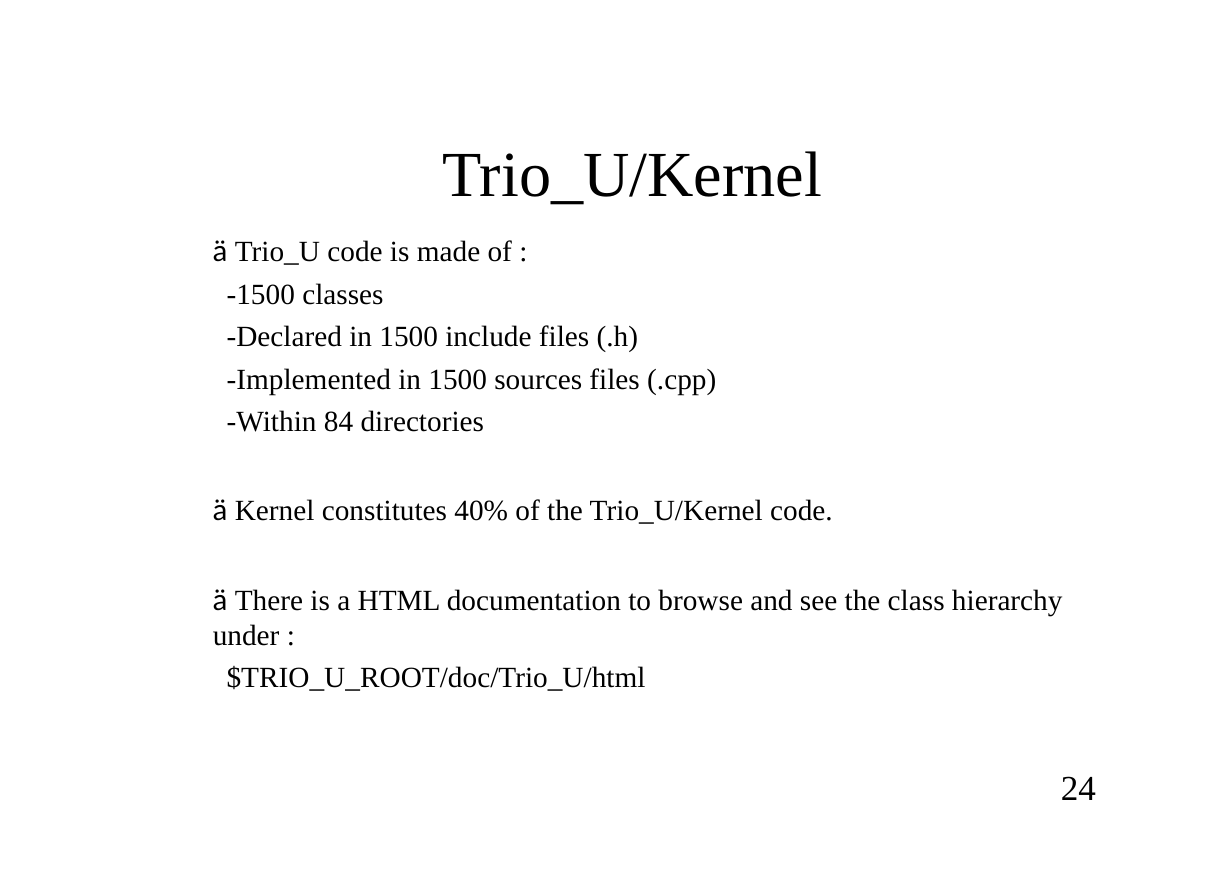
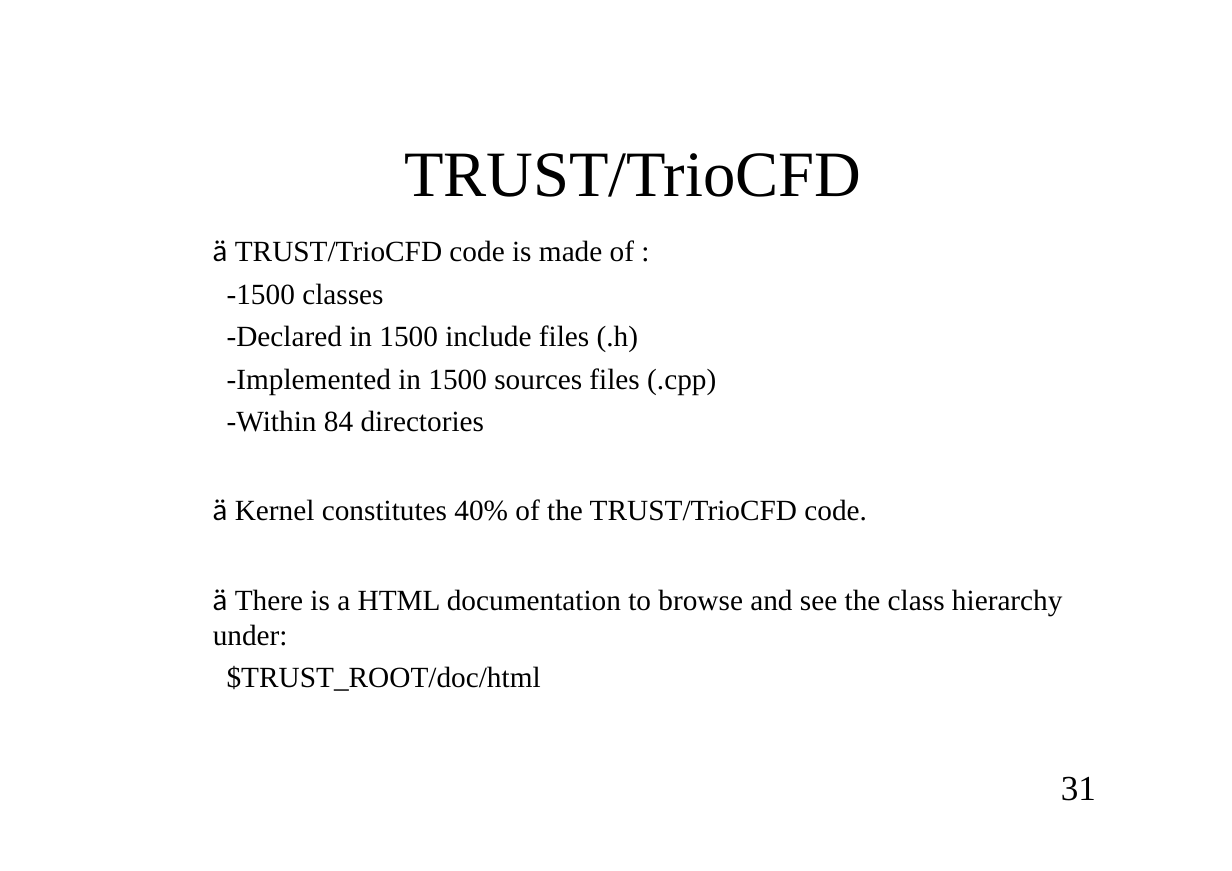
Before and after one commit to cea-trust-platform/trust-code, a slide deck: slide 31 of doc/TRUST/Developer_TRUST_presentation.odp (slide 24 before the commit). Drawn at 1232x871 pixels with LibreOffice and Linux fonts; fonts in the diff are those of the drawing; background and template pictures are left out. Boxes give left, top, right and bottom in pixels: in the first picture for what was removed or moved away, otherwise in the second. Text is boxed around its words. In the diff, an @@ line names an element or a change of style, - is before the commit and + after.

```diff
--- a/doc/TRUST/Developer_TRUST_presentation.odp
+++ b/doc/TRUST/Developer_TRUST_presentation.odp
@@ title at box(404, 153, 861, 197): text changed; size 43.9 to 44.2 pt @@
-Trio_U/Kernel
+TRUST/TrioCFD
@@ text at box(213, 240, 634, 262): text changed @@
-ä Trio_U code is made of :
+ä TRUST/TrioCFD code is made of :
@@ text at box(213, 499, 1063, 691): text changed @@
-ä Kernel constitutes 40% of the Trio_U/Kernel code.
-ä There is a HTML documentation to browse and see the class hierarchy under :
-  $TRIO_U_ROOT/doc/Trio_U/html
+ä Kernel constitutes 40% of the TRUST/TrioCFD code.
+ä There is a HTML documentation to browse and see the class hierarchy under:
+  $TRUST_ROOT/doc/html
@@ page number at box(1061, 776, 1096, 801): text changed @@
-24
+31
```
Also in this commit, not shown: 156 other slides changed, 12 slides added, 7 slides removed, 7 other files.
